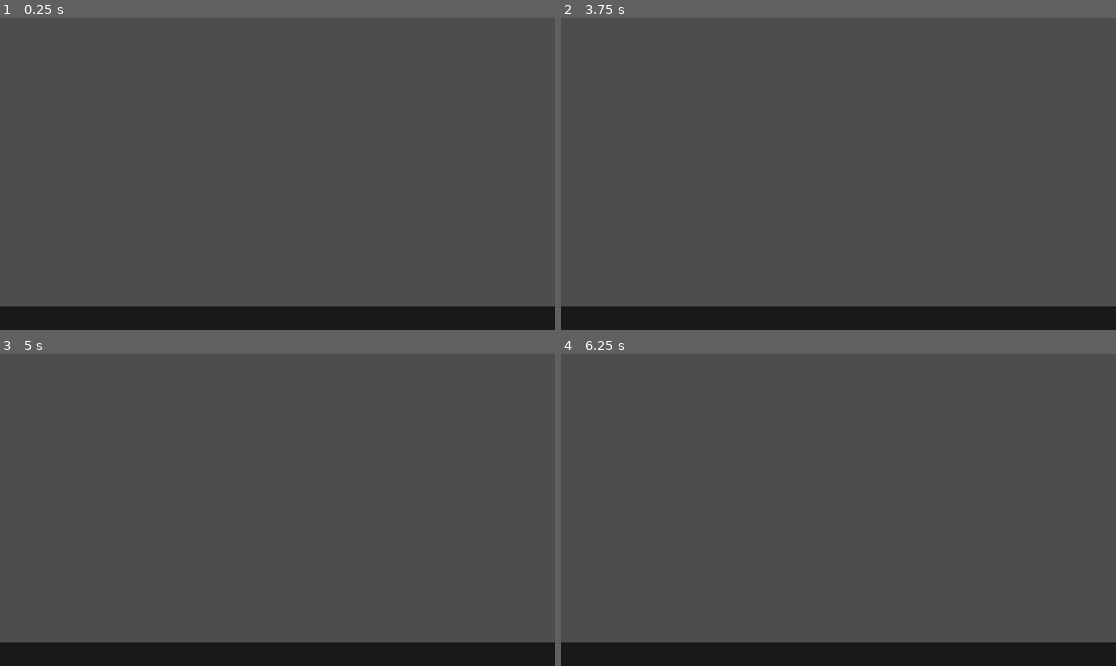
Above: before the commit, frames 1-4 (two rows, left to right).
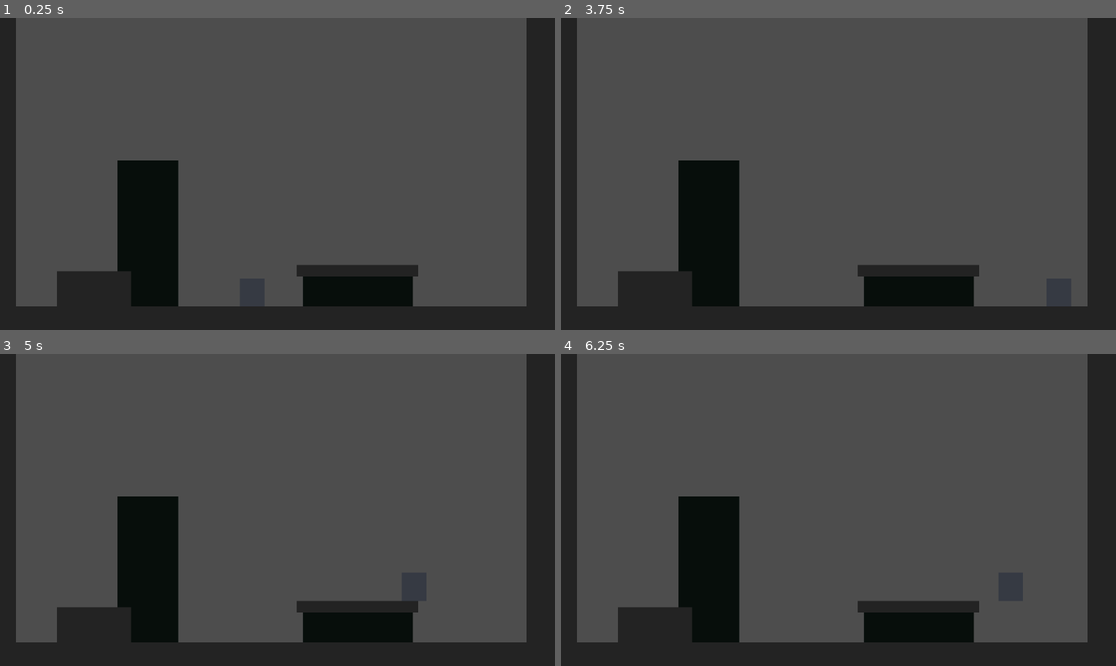
Above: after the commit, the same moments.

Repository: FuryGhost/AberrantMoon
Game: Godot game, scene res://scenes/main.tscn
The game is run twice, just before and just after one commit, with the same random seed, the same clock (stepped at 60 frames per second) and the same inputs.
Inputs:
- Up to frame 1 (0.25 s): no input
- Up to frame 2 (3.75 s): tap Enter (jump) at 0.5, 0.77, 1.52, 3.02 s; hold Right (move_right) 0.53-2.03 s; hold Left (move_left) 2.03-2.78 s; hold Right (move_right) from 2.78 s (still down)
- Up to frame 3 (5 s): tap Enter (jump) at 3.77, 4.52 s; release Right (move_right) at 4.28 s; hold Left (move_left) from 4.28 s (still down)
- Up to frame 4 (6.25 s): release Left (move_left) at 5.03 s; hold Right (move_right) 5.03-5.78 s; hold Left (move_left) from 5.78 s (still down); tap Enter (jump) at 6.02 s

The runs differ from the first frame. In frame 1, 16% of the frame differs, in the area x 0-100%, y 0-93%; in frame 2, 16%; in frame 3, 16%; in frame 4, 16%.

Commit message:
Added temporary level

Diff:
--- /dev/null
+++ b/scenes/levels/level_1.gd
@@ -0,0 +1,24 @@
+extends Node2D
+
+signal in_moon_sight
+signal out_moon_sight
+
+
+# Called when the node enters the scene tree for the first time.
+func _ready():
+	pass # Replace with function body.
+
+
+# Called every frame. 'delta' is the elapsed time since the previous frame.
+func _process(delta):
+	pass
+
+
+func _on_moon_hit_area_body_entered(body):
+	print("in_moon_sight")
+	in_moon_sight.emit()
+
+
+func _on_moon_hit_area_body_exited(body):
+	print("out_moon_sight")
+	out_moon_sight.emit()
--- /dev/null
+++ b/scenes/levels/level_1.tscn
@@ -0,0 +1,157 @@
+[gd_scene load_steps=12 format=3 uid="uid://bn218lmd123g4"]
+
+[ext_resource type="PackedScene" uid="uid://c14cya2662ku3" path="res://scenes/player.tscn" id="1_2l6im"]
+[ext_resource type="Script" path="res://scenes/levels/level_1.gd" id="1_43jy7"]
+
+[sub_resource type="WorldBoundaryShape2D" id="WorldBoundaryShape2D_ujxfy"]
+distance = -3.0
+
+[sub_resource type="RectangleShape2D" id="RectangleShape2D_uiohj"]
+size = Vector2(134, 686)
+
+[sub_resource type="RectangleShape2D" id="RectangleShape2D_usb77"]
+size = Vector2(153, 96.5)
+
+[sub_resource type="RectangleShape2D" id="RectangleShape2D_yxabi"]
+size = Vector2(252, 24)
+
+[sub_resource type="RectangleShape2D" id="RectangleShape2D_f1a0x"]
+size = Vector2(319, 637)
+
+[sub_resource type="RectangleShape2D" id="RectangleShape2D_70adk"]
+size = Vector2(257, 692)
+
+[sub_resource type="RectangleShape2D" id="RectangleShape2D_2mncx"]
+size = Vector2(350, 663)
+
+[sub_resource type="RectangleShape2D" id="RectangleShape2D_fbcu7"]
+size = Vector2(164, 341)
+
+[sub_resource type="RectangleShape2D" id="RectangleShape2D_wyqxy"]
+size = Vector2(258, 550)
+
+[node name="Level1" type="Node2D"]
+script = ExtResource("1_43jy7")
+
+[node name="Background" type="Node2D" parent="."]
+
+[node name="CanvasGroup" type="CanvasGroup" parent="Background"]
+position = Vector2(567.069, 293.301)
+
+[node name="ColorRect2" type="ColorRect" parent="Background/CanvasGroup"]
+anchors_preset = 7
+anchor_left = 0.5
+anchor_top = 1.0
+anchor_right = 0.5
+anchor_bottom = 1.0
+offset_left = 62.0
+offset_top = 222.0
+offset_right = 290.0
+offset_bottom = 347.0
+grow_horizontal = 2
+grow_vertical = 0
+color = Color(0.027451, 0.054902, 0.0431373, 1)
+
+[node name="ColorRect" type="ColorRect" parent="Background/CanvasGroup"]
+anchors_preset = 7
+anchor_left = 0.5
+anchor_top = 1.0
+anchor_right = 0.5
+anchor_bottom = 1.0
+offset_left = -323.0
+offset_top = 3.0
+offset_right = -197.0
+offset_bottom = 320.0
+grow_horizontal = 2
+grow_vertical = 0
+color = Color(0.027451, 0.054902, 0.0431373, 1)
+
+[node name="Player" parent="." instance=ExtResource("1_2l6im")]
+position = Vector2(523, 541)
+
+[node name="Interactable" type="Node2D" parent="."]
+
+[node name="TempGround" type="StaticBody2D" parent="Interactable"]
+position = Vector2(-116, 597)
+
+[node name="ColorRect" type="ColorRect" parent="Interactable/TempGround"]
+offset_left = 43.0
+offset_top = 2.0
+offset_right = 1366.0
+offset_bottom = 65.0
+color = Color(0.137255, 0.137255, 0.137255, 1)
+
+[node name="CollisionShape2D" type="CollisionShape2D" parent="Interactable/TempGround"]
+shape = SubResource("WorldBoundaryShape2D_ujxfy")
+
+[node name="Walls" type="StaticBody2D" parent="Interactable"]
+position = Vector2(-116, 597)
+
+[node name="ColorRect2" type="ColorRect" parent="Interactable/Walls"]
+offset_left = 1209.0
+offset_top = -640.0
+offset_right = 1345.0
+offset_bottom = 41.0
+color = Color(0.137255, 0.137255, 0.137255, 1)
+
+[node name="CollisionShape2D2" type="CollisionShape2D" parent="Interactable/Walls"]
+position = Vector2(1276, -299)
+shape = SubResource("RectangleShape2D_uiohj")
+
+[node name="ColorRect" type="ColorRect" parent="Interactable/Walls"]
+offset_left = 13.0
+offset_top = -641.0
+offset_right = 149.0
+offset_bottom = 40.0
+color = Color(0.137255, 0.137255, 0.137255, 1)
+
+[node name="CollisionShape2D" type="CollisionShape2D" parent="Interactable/Walls"]
+position = Vector2(80, -300)
+shape = SubResource("RectangleShape2D_uiohj")
+
+[node name="ColorRect3" type="ColorRect" parent="Interactable/Walls"]
+offset_left = 234.0
+offset_top = -71.0
+offset_right = 388.0
+offset_bottom = 26.0
+color = Color(0.137255, 0.137255, 0.137255, 1)
+
+[node name="CollisionShape2D3" type="CollisionShape2D" parent="Interactable/Walls"]
+position = Vector2(311, -23)
+shape = SubResource("RectangleShape2D_usb77")
+
+[node name="ColorRect4" type="ColorRect" parent="Interactable/Walls"]
+offset_left = 732.0
+offset_top = -84.0
+offset_right = 984.0
+offset_bottom = -60.0
+color = Color(0.137255, 0.137255, 0.137255, 1)
+
+[node name="CollisionShape2D4" type="CollisionShape2D" parent="Interactable/Walls"]
+position = Vector2(858, -72)
+shape = SubResource("RectangleShape2D_yxabi")
+
+[node name="MoonHitArea" type="Area2D" parent="."]
+
+[node name="CollisionShape2D" type="CollisionShape2D" parent="MoonHitArea"]
+position = Vector2(83.5, 280.5)
+shape = SubResource("RectangleShape2D_f1a0x")
+
+[node name="CollisionShape2D2" type="CollisionShape2D" parent="MoonHitArea"]
+position = Vector2(499.5, 270)
+shape = SubResource("RectangleShape2D_70adk")
+
+[node name="CollisionShape2D3" type="CollisionShape2D" parent="MoonHitArea"]
+position = Vector2(1032, 287.5)
+shape = SubResource("RectangleShape2D_2mncx")
+
+[node name="CollisionShape2D4" type="CollisionShape2D" parent="MoonHitArea"]
+position = Vector2(305, 125.5)
+shape = SubResource("RectangleShape2D_fbcu7")
+
+[node name="CollisionShape2D5" type="CollisionShape2D" parent="MoonHitArea"]
+position = Vector2(739, 238)
+shape = SubResource("RectangleShape2D_wyqxy")
+
+[connection signal="body_entered" from="MoonHitArea" to="." method="_on_moon_hit_area_body_entered"]
+[connection signal="body_exited" from="MoonHitArea" to="." method="_on_moon_hit_area_body_exited"]
--- a/scenes/main.tscn
+++ b/scenes/main.tscn
@@ -1,24 +1,7 @@
-[gd_scene load_steps=3 format=3 uid="uid://d23o2bqjkslol"]
+[gd_scene load_steps=2 format=3 uid="uid://d23o2bqjkslol"]
 
-[ext_resource type="PackedScene" uid="uid://c14cya2662ku3" path="res://scenes/player.tscn" id="1_dmvxb"]
-
-[sub_resource type="WorldBoundaryShape2D" id="WorldBoundaryShape2D_i73dj"]
-distance = -3.0
+[ext_resource type="PackedScene" uid="uid://bn218lmd123g4" path="res://scenes/levels/level_1.tscn" id="2_axl7h"]
 
 [node name="Main" type="Node"]
 
-[node name="TempGround" type="StaticBody2D" parent="."]
-position = Vector2(-116, 597)
-
-[node name="ColorRect" type="ColorRect" parent="TempGround"]
-offset_left = 43.0
-offset_top = 2.0
-offset_right = 1366.0
-offset_bottom = 65.0
-color = Color(0.0980392, 0.0980392, 0.0980392, 1)
-
-[node name="CollisionShape2D" type="CollisionShape2D" parent="TempGround"]
-shape = SubResource("WorldBoundaryShape2D_i73dj")
-
-[node name="Player" parent="." instance=ExtResource("1_dmvxb")]
-position = Vector2(529, 409)
+[node name="Level1" parent="." instance=ExtResource("2_axl7h")]
--- a/scenes/player.gd
+++ b/scenes/player.gd
@@ -2,7 +2,7 @@
 
 
 const SPEED = 300.0
-const JUMP_VELOCITY = -550.0
+const JUMP_VELOCITY = -600.0
 
 # Get the gravity from the project settings to be synced with RigidBody nodes.
 var gravity = ProjectSettings.get_setting("physics/2d/default_gravity")
--- a/scenes/player.tscn
+++ b/scenes/player.tscn
@@ -9,5 +9,12 @@
 [node name="Player" type="CharacterBody2D"]
 script = ExtResource("1_04h20")
 
+[node name="ColorRect" type="ColorRect" parent="."]
+offset_left = -25.0
+offset_top = -29.0
+offset_right = 26.0
+offset_bottom = 30.0
+color = Color(0.211765, 0.227451, 0.262745, 1)
+
 [node name="CollisionShape2D" type="CollisionShape2D" parent="."]
 shape = SubResource("CapsuleShape2D_bcid7")
